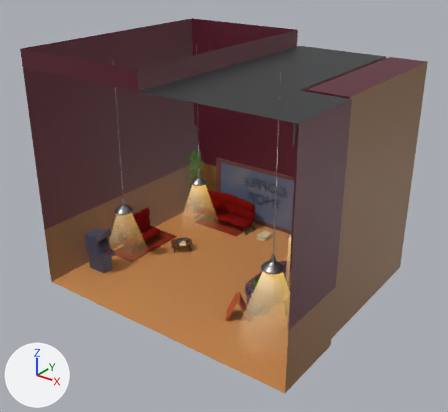
One commit to the Blender file pb_public/models/coffee-shop.blend: the scene before it, then after it.
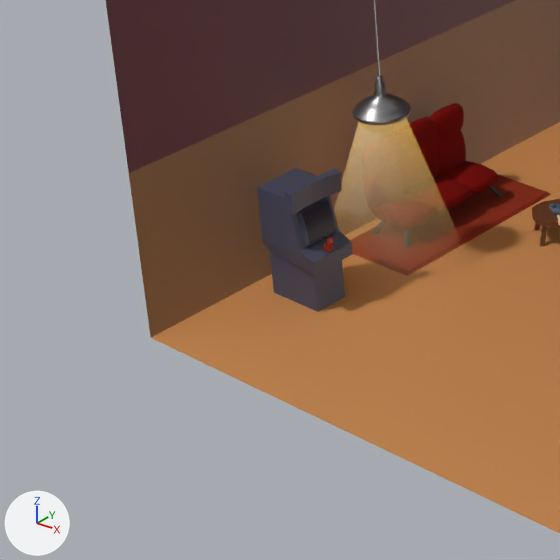
Each version appears first whole from a 50 mm camera at (27.57, -34.26, 28.03) aimed at (0.14, 2.73, 7.1), and next in a close-up on the part from 1% to 40% of the width and 43% to 85% of the height. The axes (+X, +Y, +Z) are drawn at lower left. The lights are the same throughout.

Objects in the first close-up: 'astro-box', 'coffee-shop', 'coffee-table', 'hang-light', 'rug', 'sofa'.
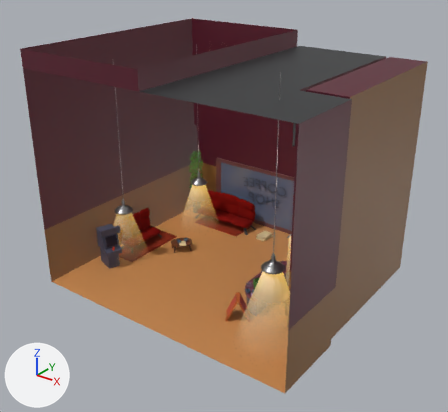
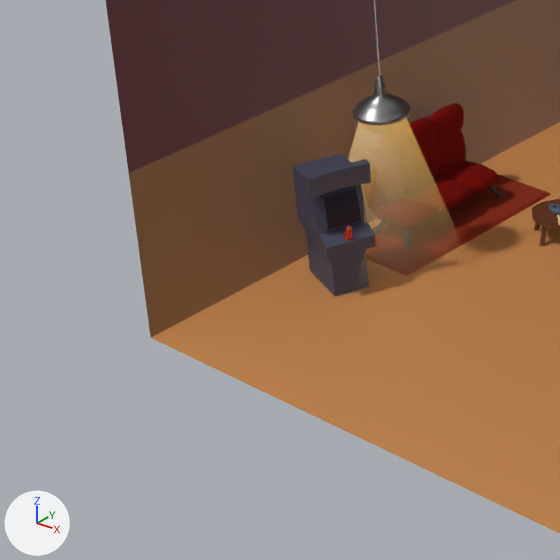
Boxes [x1, y1, x2, y2] around the edits, measured in the close-ups (560 x 560 px):
'astro-box', moved, turned: before [257, 168, 353, 312]; after [293, 153, 376, 296]
'astro-joy', moved, turned: before [323, 237, 333, 252]; after [343, 226, 353, 240]

Edits to the bpy script that builds the scene:
```text
Change ob_astro_box:
    ob_astro_box.location: (-9.869, -2.013, 1.0) -> (-9.869, -0.918, 1.0)
    ob_astro_box.rotation_euler: (0.0, 0.0, 0.0) -> (0.0, 0.0, -0.353)  # degrees (0, 0, 0) -> degrees (0, 0, -20)
```
